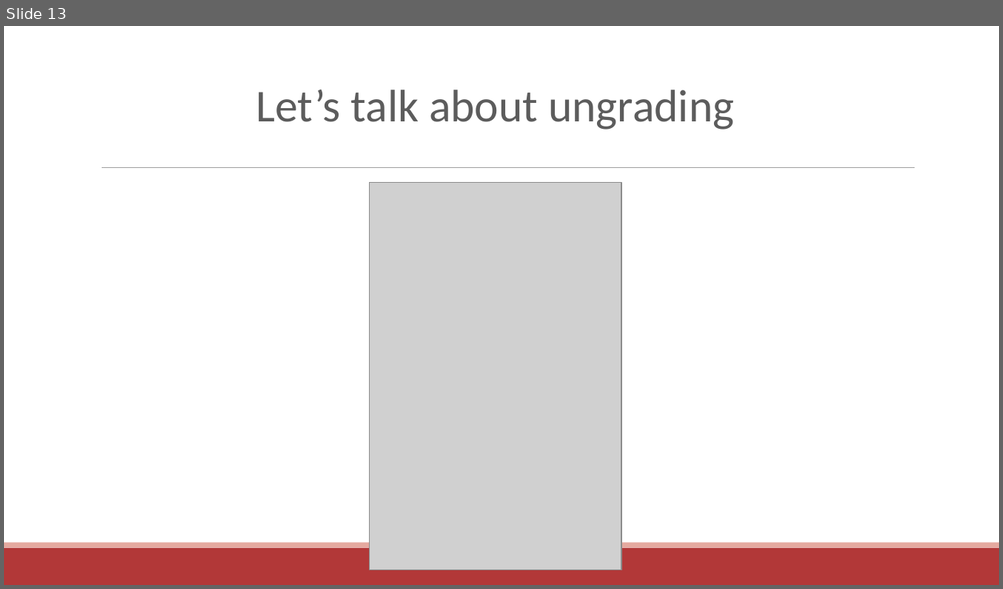
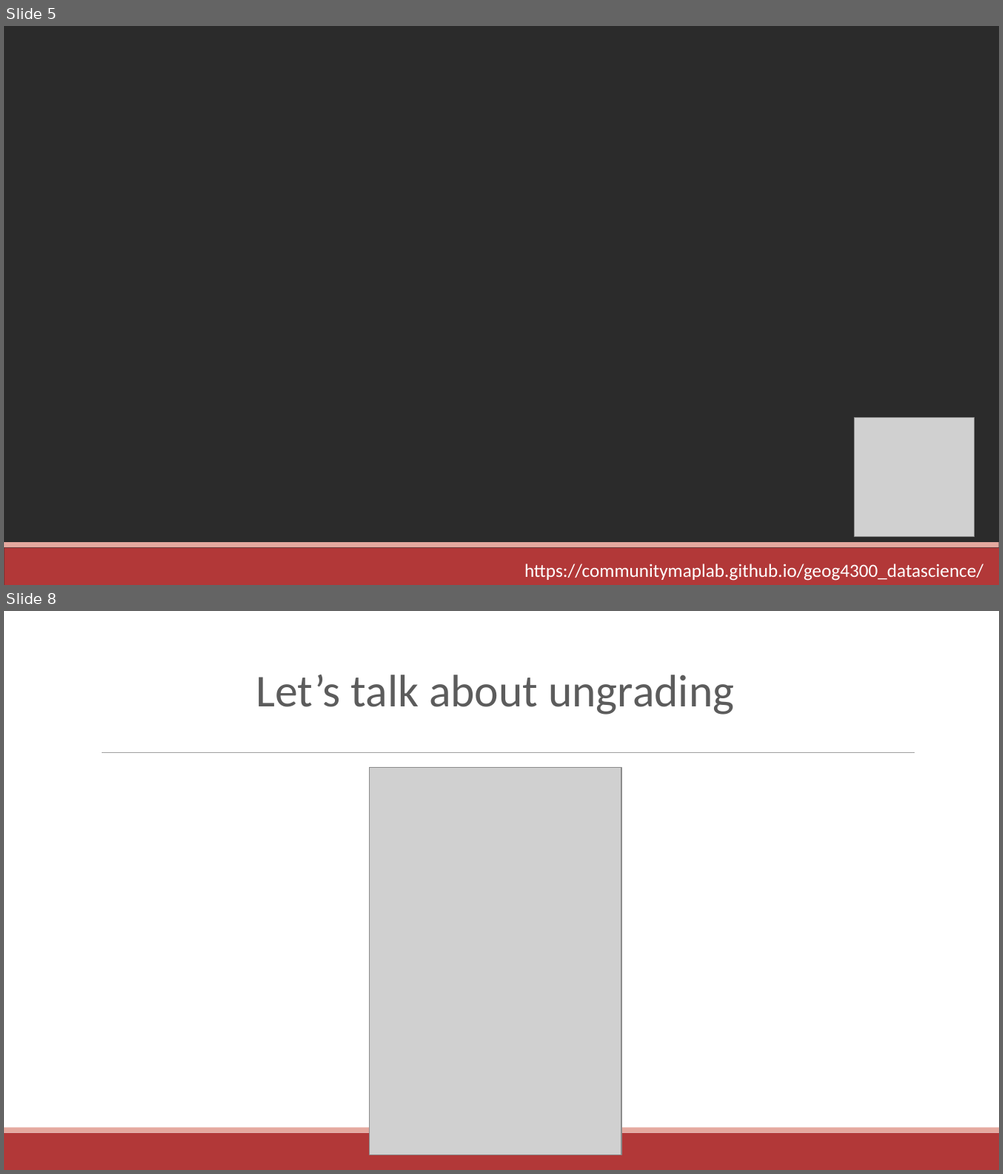
Before and after one commit to communitymaplab/geog4300_datascience, a slide deck: in_class_slides/geog4300_L01-Introductions.pptx. Shown one above the other, each under a label of ours: slide 13 before the commit, slides 5 and 8 after it; the slides between them are not shown. The pictures are 1003x589 and 1003x1174 pixels, drawn with LibreOffice and Linux fonts; fonts in the diff are those of the drawing; grey boxes stand for pictures; background and template pictures are left out; a plain dark background stands for a picture behind light text. Boxes give left, top, right and bottom in pixels: in the first picture for what was removed or moved away, otherwise in the second. Text is boxed around its words. In the diff, an @@ line names an element or a change of style, - is before the commit and + after.

```diff
--- a/in_class_slides/geog4300_L01-Introductions.pptx
+++ b/in_class_slides/geog4300_L01-Introductions.pptx
@@ slide 5 added at <box>4,26,999,585</box>, background picture (left out); not listed: 2 template elements that a slide beside it also shows @@
@@ picture added at <box>854,417,974,537</box> @@
@@ text added at <box>524,564,983,581</box>, 18 pt, text #FFFFFF @@
+https://communitymaplab.github.io/geog4300_datascience/
@@ what was slide 13 is now slide 8 @@
```
Also in this commit, not shown: 1 slide changed, 6 other slides added, 1 slide removed.
